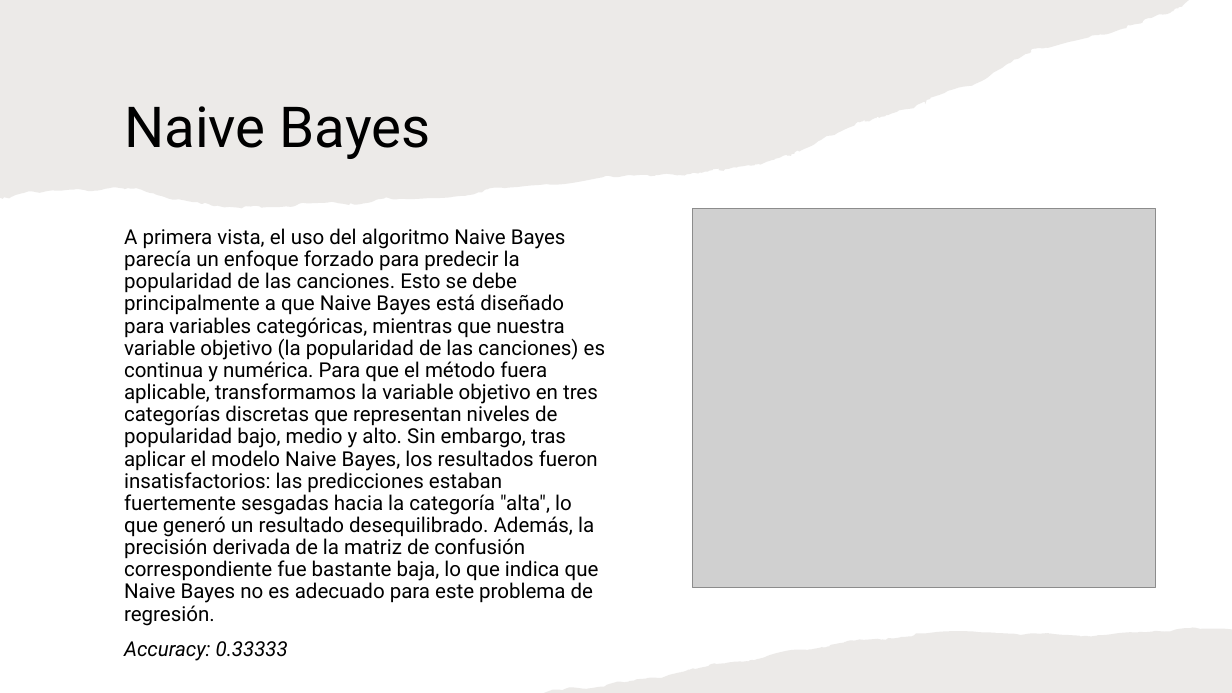
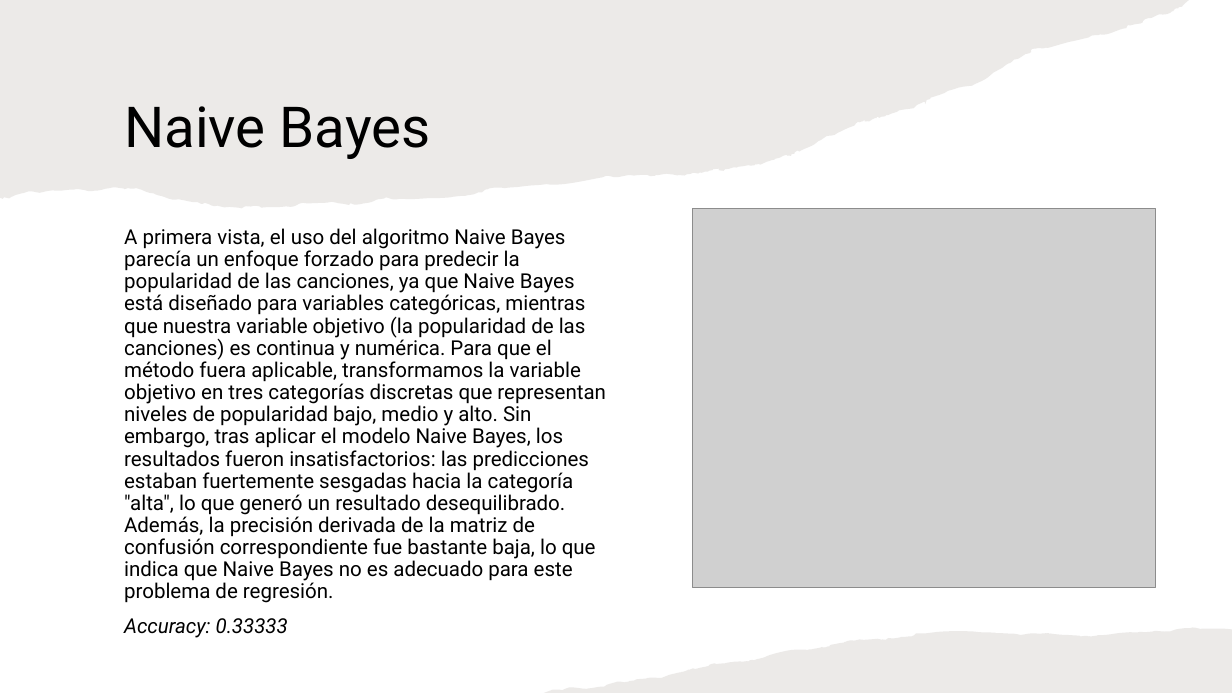
Before and after one commit to benet1one/Mineria, a slide deck: slide 14 of Report_definitivo.pptx (slide 16 before the commit). Drawn at 1232x693 pixels with LibreOffice and Linux fonts; fonts in the diff are those of the drawing; grey boxes stand for pictures. Boxes give left, top, right and bottom in pixels: in the first picture for what was removed or moved away, otherwise in the second. Text is boxed around its words. In the diff, an @@ line names an element or a change of style, - is before the commit and + after.

```diff
--- a/Report_definitivo.pptx
+++ b/Report_definitivo.pptx
@@ text at (124,228,606,603): text changed @@
-A primera vista, el uso del algoritmo Naive Bayes parecía un enfoque forzado para predecir la popularidad de las canciones. Esto se debe principalmente a que Naive Bayes está diseñado para variables categóricas, mientras que nuestra variable objetivo (la popularidad de las canciones) es continua y numérica. Para que el método fuera aplicable, transformamos la variable objetivo en tres categorías discretas que representan niveles de popularidad bajo, medio y alto. Sin embargo, tras aplicar el modelo Naive Bayes, los resultados fueron insatisfactorios: las predicciones estaban fuertemente sesgadas hacia la categoría "alta", lo que generó un resultado desequilibrado. Además, la precisión derivada de la matriz de confusión correspondiente fue bastante baja, lo que indica que Naive Bayes no es adecuado para este problema de regresión.
+A primera vista, el uso del algoritmo Naive Bayes parecía un enfoque forzado para predecir la popularidad de las canciones, ya que Naive Bayes está diseñado para variables categóricas, mientras que nuestra variable objetivo (la popularidad de las canciones) es continua y numérica. Para que el método fuera aplicable, transformamos la variable objetivo en tres categorías discretas que representan niveles de popularidad bajo, medio y alto. Sin embargo, tras aplicar el modelo Naive Bayes, los resultados fueron insatisfactorios: las predicciones estaban fuertemente sesgadas hacia la categoría "alta", lo que generó un resultado desequilibrado. Además, la precisión derivada de la matriz de confusión correspondiente fue bastante baja, lo que indica que Naive Bayes no es adecuado para este problema de regresión.
```
Also in this commit, not shown: 1 other slide changed, 2 slides removed, 1 other file.
